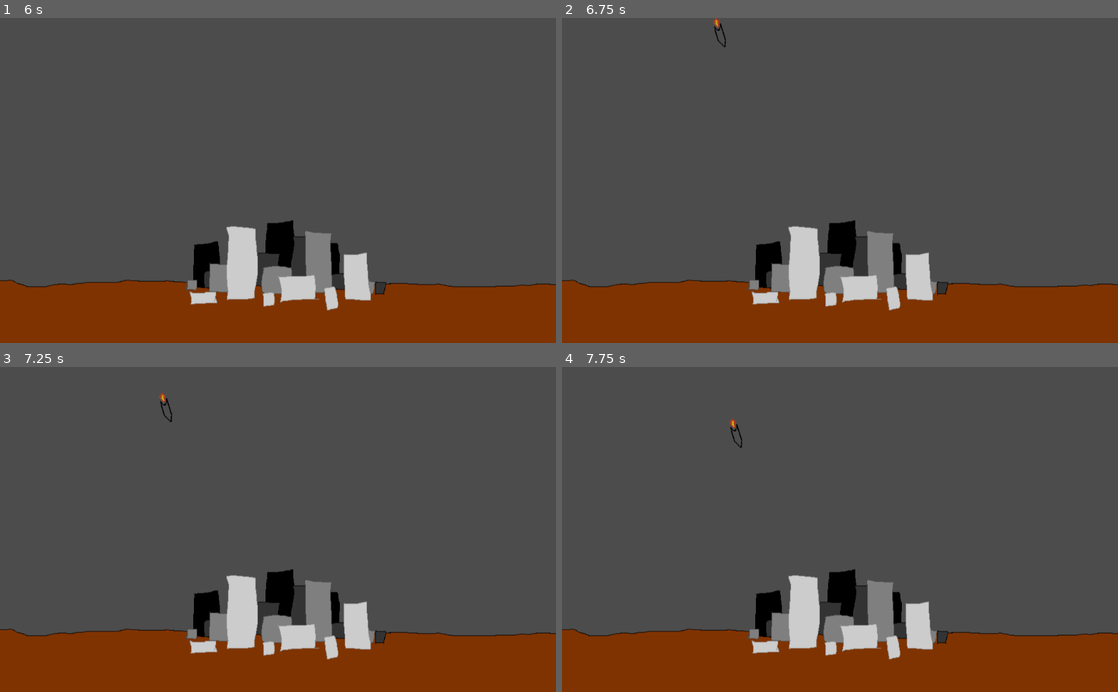
Above: before the commit, frames 1-4 (two rows, left to right).
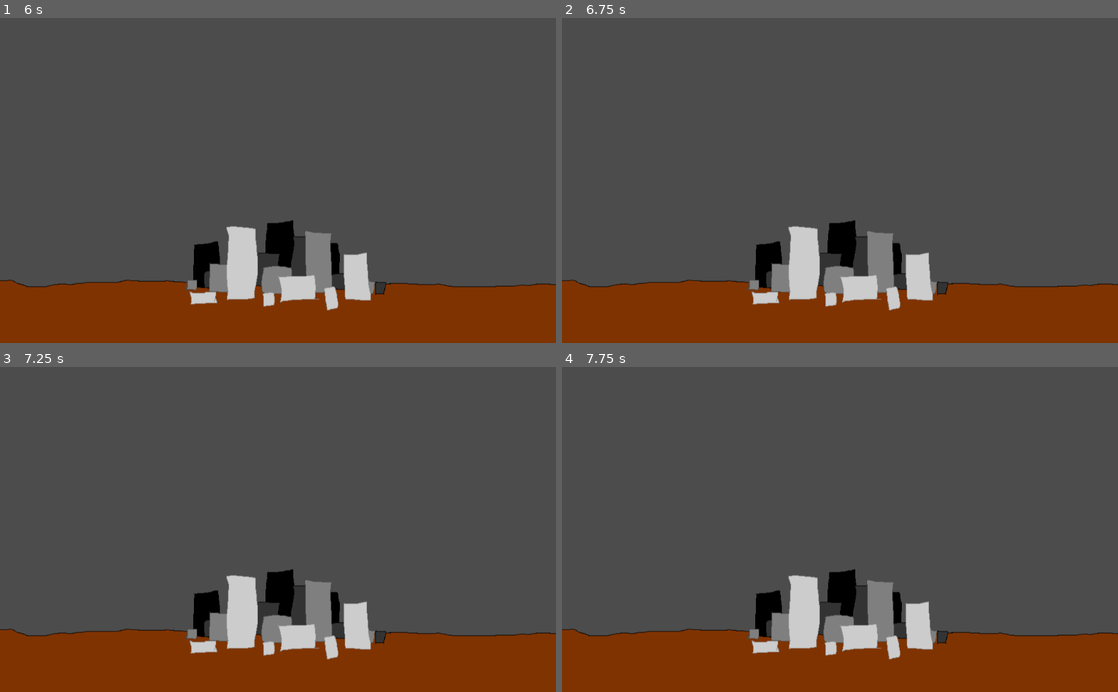
Above: after the commit, the same moments.

Repository: aJns/godot_missile_defence
Game: Godot game, scene res://MissileDefense.tscn
The game is run twice, just before and just after one commit, with the same random seed, the same clock (stepped at 60 frames per second) and the same inputs.
Inputs:
- Up to frame 1 (6 s): tap Enter at 0.5, 2, 3.5 s; tap Space at 1.25, 2.75, 4.25 s
- Up to frame 2 (6.75 s): no input
- Up to frame 3 (7.25 s): no input
- Up to frame 4 (7.75 s): no input

Frame 1 is identical in both runs. In frame 2, less than 0.1% of the frame differs, in the area x 27-30%, y 0-9%; in frame 3, less than 0.1%, in the area x 28-31%, y 7-17%; in frame 4, less than 0.1%.

Commit message:
Start working on projectile class hierarchy

Diff:
--- a/Missile.tscn
+++ /dev/null
@@ -1,11 +0,0 @@
-[gd_scene load_steps=3 format=2]
-
-[ext_resource path="res://Missile.gd" type="Script" id=1]
-[ext_resource path="res://missile.png" type="Texture" id=2]
-
-[node name="Missile" type="Node2D"]
-script = ExtResource( 1 )
-
-[node name="MissileSprite" type="Sprite" parent="."]
-rotation = 1.5708
-texture = ExtResource( 2 )
--- a/MissileSpawner.gd
+++ b/MissileSpawner.gd
@@ -7,6 +7,7 @@
 var time_between_spawns_s = 60/spawn_per_minute
 var time_since_last_spawn = time_between_spawns_s
 var missile_speed = 100
+var rocket_thrust = 750
 
 var spawn_half_circle_r = 1000
 var spawn_half_circle_center = Vector2(500, 0)
@@ -20,7 +21,7 @@
 	return -y # minus because 2d coordinates: up is down
 
 var rng = RandomNumberGenerator.new()
-var missile = preload("res://Missile.tscn") # Will load when parsing the script.
+var rocket = preload("res://Rocket.tscn") # Will load when parsing the script.
 
 # Called when the node enters the scene tree for the first time.
 func _ready():
@@ -35,11 +36,14 @@
 		time_since_last_spawn = 0
 
 func spawn_missile():
-	var spawn_y_offset = 300
-	var node = missile.instance()
+	var spawn_y_offset = -200
+	var node = rocket.instance()
 	var target = spawn_half_circle_center
 	target.y += spawn_y_offset
 	var x = rng.randf_range(spawn_pt_x_range[0], spawn_pt_x_range[1])
 	var spawn_point = Vector2(x, half_circle_y(x)+spawn_y_offset)
-	node.init(spawn_point, target, missile_speed, Vector2(0,0))
+	node.position = spawn_point
+	var start_v = spawn_point.direction_to(target).normalized() * (missile_speed)
+	node.init(start_v, rocket_thrust, missile_speed)
 	add_child(node)
+	print("Missile spawn at: ", spawn_point)
--- a/Missile.gd
+++ b/Projectile.gd
@@ -1,43 +1,28 @@
 extends Node2D
 
-# Declare member variables here. Examples:
-# var a = 2
-# var b = "text"
-var gravity = Vector2(0, 2)
-var acceleration: Vector2
+
+var grav_a = Vector2(0, 2)
 var velocity: Vector2
-var has_target = false
-var target: Vector2
+var engine_thrust: float
 var max_speed: float
-
-var missile_sprite: Node2D
 
 const MAX_DST_ORIG = 10000
 const GROUND_LEVEL = 500
 
 var explosion = preload("res://Explosion.tscn")
 
+class_name Projectile
+
 # Called when the node enters the scene tree for the first time.
 func _ready():
 	pass
 
 
-# TODO: Do Missile init better. Plan:
-#	Some parameters as in some structure
-#		Starting: Position, velocity,
-#		max_speed, acceleration
-#	A target
+func init(start_velocity: Vector2, engine_thrust: float, max_speed: float):
+	self.velocity = start_velocity
+	self.engine_thrust = engine_thrust
+	self.max_speed = max_speed
 
-func init(spawn_point: Vector2, target_direction: Vector2, max_speed: float, target: Vector2):
-	missile_sprite = get_node("MissileSprite")
-	print("Spawn point: ", spawn_point)
-	self.translate(spawn_point)
-	self.max_speed = max_speed
-	var pos = self.get_position()
-	var v_diff = target_direction - pos
-	velocity = v_diff.normalized()*(max_speed/2)
-	acceleration = velocity/10
-	self.target = target
 
 func limit_velocity(vel, max_length):
 	if vel.length() > max_length:
@@ -45,11 +30,13 @@
 	else:
 		return vel
 
+
 func explode():
 	var exp_node = explosion.instance()
 	exp_node.position = self.position
 	get_node("/root").add_child(exp_node)
 	self.queue_free()
+
 
 func check_state(delta):
 	if self.position.length() > MAX_DST_ORIG:
@@ -57,14 +44,10 @@
 
 	if self.position.y > GROUND_LEVEL:
 		explode()
-	# TODO: explode if colliding with city, explosion, or ground
-	if has_target:
-		if self.position.distance_to(target) < min(1, velocity.length()*delta):
-			explode()
 
 
 func move(delta):
-	velocity += gravity + acceleration
+	velocity += grav_a + (engine_thrust*velocity.normalized())
 	velocity = limit_velocity(velocity, max_speed)
 	var speed = velocity.length()
 
--- /dev/null
+++ b/Projectile.tscn
@@ -0,0 +1,6 @@
+[gd_scene load_steps=2 format=2]
+
+[ext_resource path="res://Projectile.gd" type="Script" id=1]
+
+[node name="Projectile" type="Node2D"]
+script = ExtResource( 1 )
--- /dev/null
+++ b/Rocket.gd
@@ -0,0 +1,13 @@
+extends "res://Projectile.gd"
+
+# Declare member variables here. Examples:
+# var a = 2
+# var b = "text"
+
+# Called when the node enters the scene tree for the first time.
+func _ready():
+	pass # Replace with function body.
+
+# Called every frame. 'delta' is the elapsed time since the previous frame.
+#func _process(delta):
+#	pass
--- /dev/null
+++ b/Rocket.tscn
@@ -0,0 +1,11 @@
+[gd_scene load_steps=3 format=2]
+
+[ext_resource path="res://Rocket.gd" type="Script" id=1]
+[ext_resource path="res://rocket.png" type="Texture" id=2]
+
+[node name="Rocket" type="Node2D"]
+script = ExtResource( 1 )
+
+[node name="rocket" type="Sprite" parent="."]
+rotation = 1.5708
+texture = ExtResource( 2 )
--- a/project.godot
+++ b/project.godot
@@ -8,9 +8,14 @@
 
 config_version=4
 
-_global_script_classes=[  ]
+_global_script_classes=[ {
+"base": "Node2D",
+"class": "Projectile",
+"language": "GDScript",
+"path": "res://Projectile.gd"
+} ]
 _global_script_class_icons={
-
+"Projectile": ""
 }
 
 [application]
Renamed: missile.png -> rocket.png
Not shown, changed: rocket.png.import
